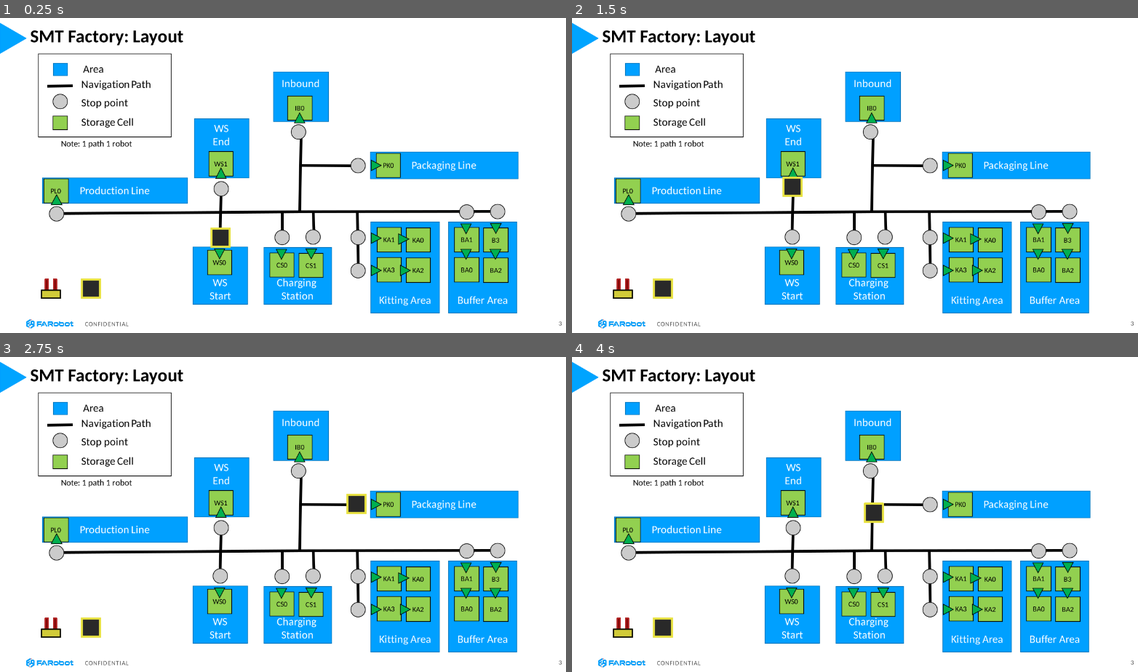
Above: before the commit, frames 1-4 (two rows, left to right).
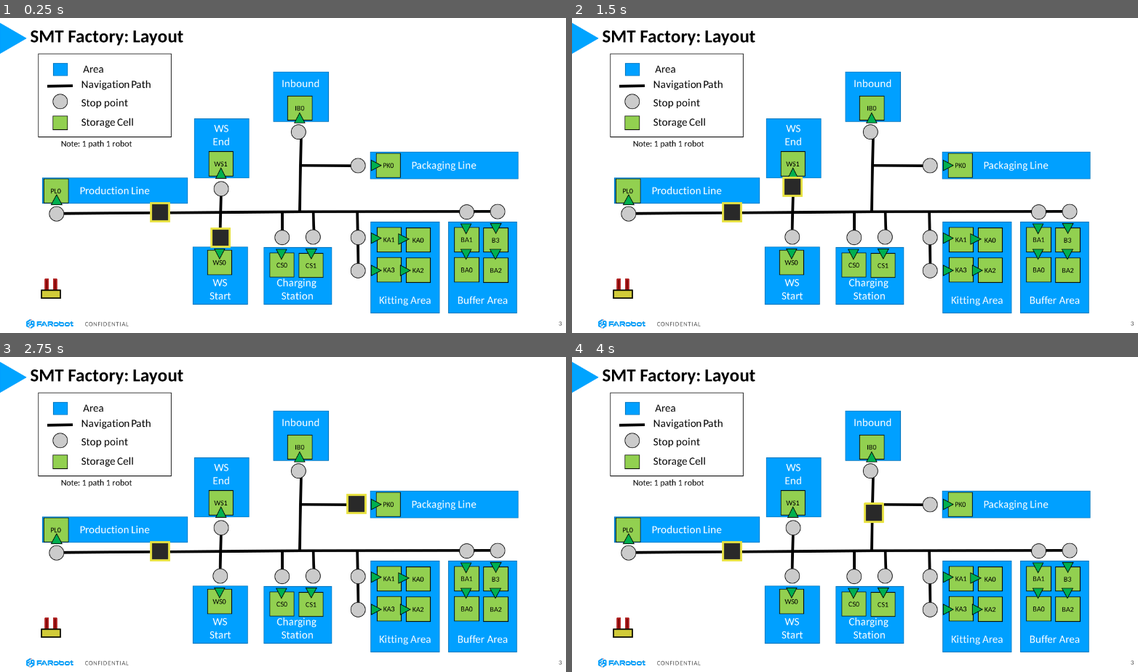
Above: after the commit, the same moments.

Repository: gaia-platform/sandbox
Game: Godot game, scene res://Scenes/SOW_Factory.tscn
Same seed, same stepped clock (60 frames per second), same inputs: the game is played once before the commit and once after it.
Inputs:
- Up to frame 1 (0.25 s): no input
- Up to frame 2 (1.5 s): tap Enter (ui_accept) at 0.5, 0.77 s
- Up to frame 3 (2.75 s): tap Enter (ui_accept) at 1.52 s
- Up to frame 4 (4 s): tap Enter (ui_accept) at 3.02, 3.77 s

The runs differ from the first frame. In frame 1, 0.5% of the frame differs, in the area x 14-31%, y 58-90%; in frame 2, 0.5%; in frame 3, 0.5%; in frame 4, 0.5%.

Commit message:
Stop and turn red on collision

Diff:
--- a/WarehouseDemo/Scenes/SOW_Factory.tscn
+++ b/WarehouseDemo/Scenes/SOW_Factory.tscn
@@ -29,7 +29,7 @@
 position = Vector2( 128, 440 )
 
 [node name="Bot1" parent="Bots" instance=ExtResource( 2 )]
-position = Vector2( 200, 608 )
+position = Vector2( 352, 440 )
 
 [node name="Stacker" parent="Bots" instance=ExtResource( 4 )]
 position = Vector2( 112, 608 )
--- a/WarehouseDemo/Scripts/Bots/BotMovementController.gd
+++ b/WarehouseDemo/Scripts/Bots/BotMovementController.gd
@@ -7,22 +7,29 @@
 export (float) var speed_scale = 500
 export (int) var batter_time
 export (int) var charge_time
+export (bool) var is_broken = false
 
 ### Navigation
 var movement_path = []
 
 
 func _physics_process(delta):
-	if movement_path.size() >= 2:  # There is still a goal coordinate to reach
+	if ! is_broken && movement_path.size() >= 2:  # There is still a goal coordinate to reach
 		if position.distance_squared_to(movement_path[1]) > 25:  # There is still distance to the next goal point
 			var dir = (movement_path[1] - movement_path[0]).normalized()  # Normalized direction of movement
 			var frame_speed_scale = speed_scale * delta
 			var vel_vector = (dir * frame_speed_scale).clamped(max_speed * frame_speed_scale)  # Speed scaled, clamped, and delta-ed movement vector
 
-			var _bot_collision = move_and_collide(vel_vector)
+			var bot_collision = move_and_collide(vel_vector)
+			if bot_collision != null:
+				print(bot_collision.collider_id)
+				is_broken = true
 		else:
 			var _stop_movement = move_and_collide(Vector2.ZERO)  # Stop movement
 			movement_path.remove(0)
-	else:
-		if movement_path.size() && position != movement_path[0]:
-			position = movement_path[0]
+	elif ! is_broken && movement_path.size() && position != movement_path[0]:
+		position = movement_path[0]
+	elif is_broken:
+		if modulate != Color.red:
+			var _stop_movement = move_and_collide(Vector2.ZERO)  # Stop movement
+			modulate = Color.red  # Modulate to red
